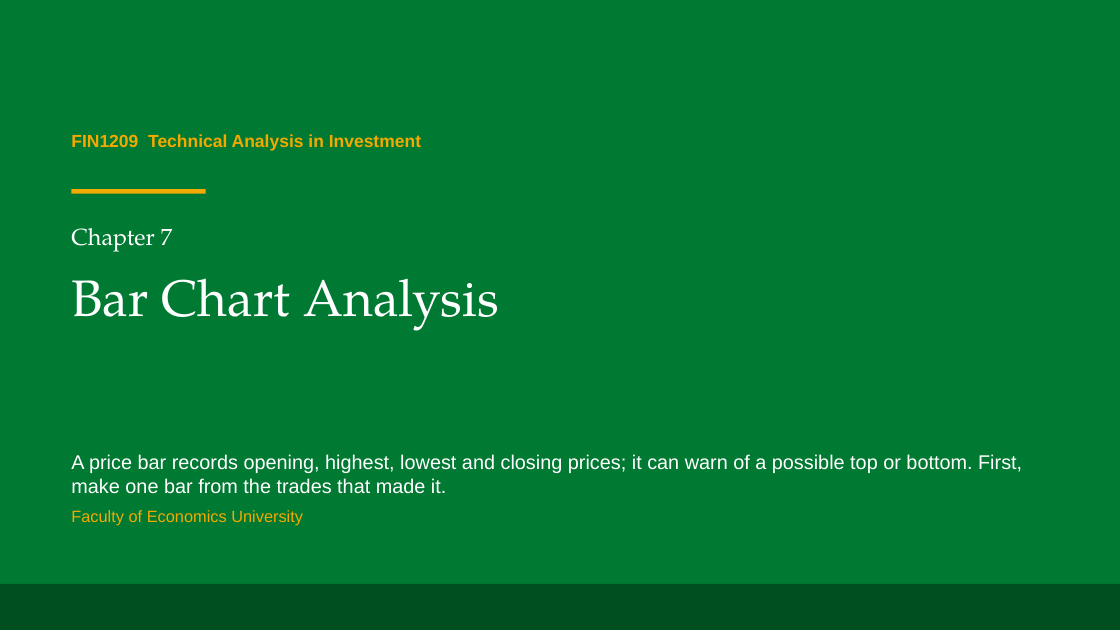
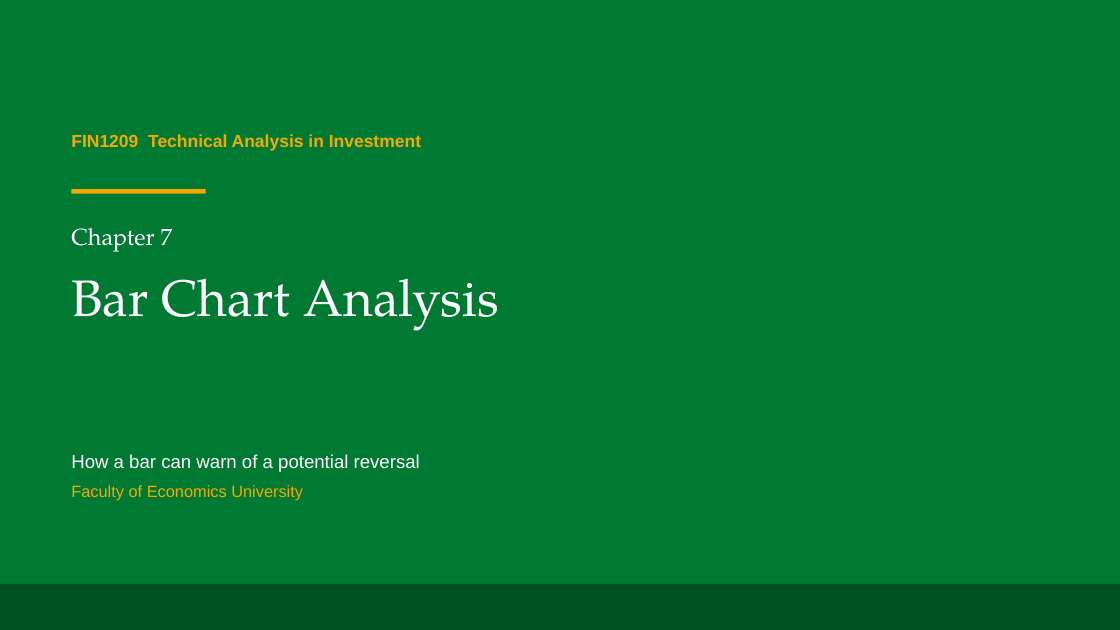
Before and after one commit to benjiesotelo-sudo/Telos_FIN1209, a slide deck: slide 1 of chapter-07/FIN1209-Chapter-07.pptx. Drawn at 1120x630 pixels with LibreOffice and Linux fonts; fonts in the diff are those of the drawing. Boxes give left, top, right and bottom in pixels: in the first picture for what was removed or moved away, otherwise in the second. Text is boxed around its words. In the diff, an @@ line names an element or a change of style, - is before the commit and + after.

```diff
--- a/chapter-07/FIN1209-Chapter-07.pptx
+++ b/chapter-07/FIN1209-Chapter-07.pptx
@@ text at box(71, 454, 420, 472): text changed; size 17 to 16 pt @@
-A price bar records opening, highest, lowest and closing prices; it can warn of a possible top or bottom. First, make one bar from the trades that made it.
+How a bar can warn of a potential reversal
```
Also in this commit, not shown: 5 other slides changed, 24 slides added, 18 slides removed, 1 other file.
